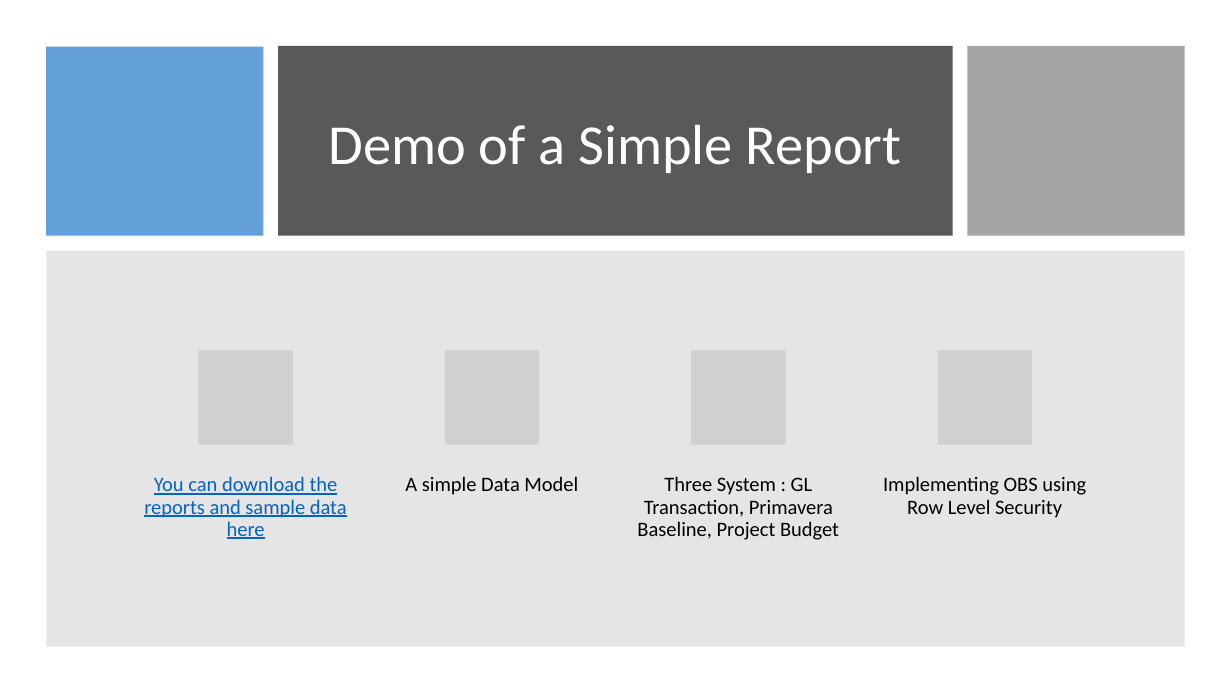
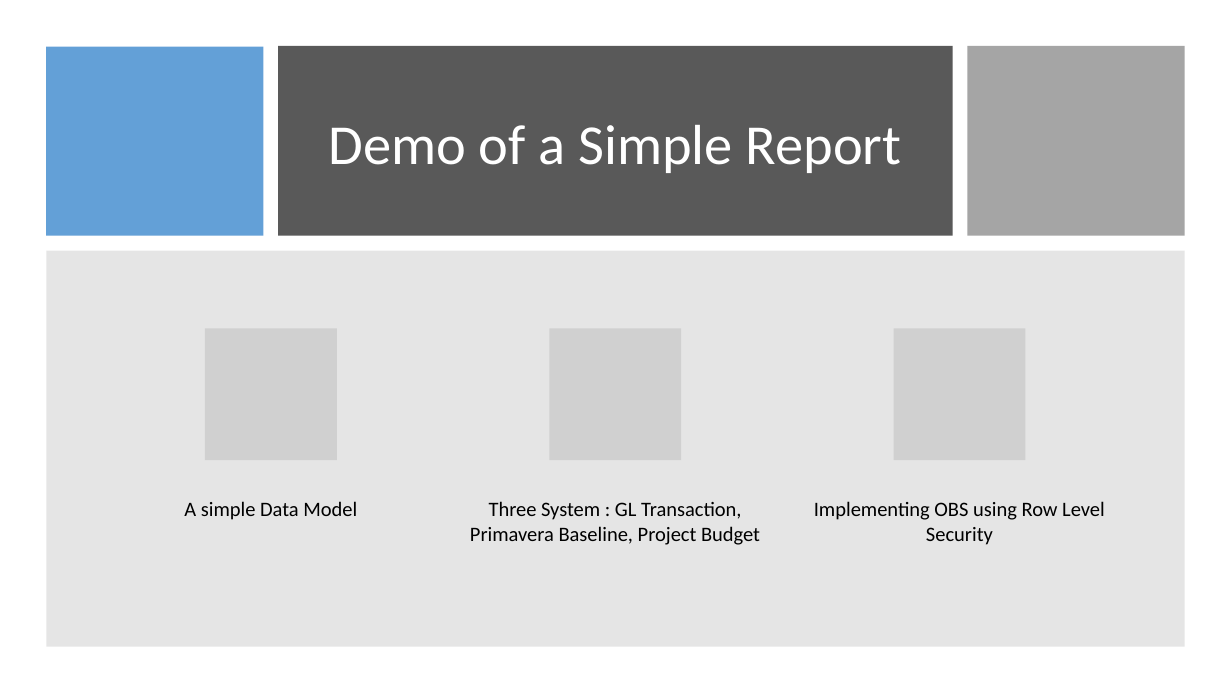
Before and after one commit to djouallah/projectcontrolpresentation, a slide deck: slide 6 of PowerBI as an integration tool in Project Controls.pptx. Drawn at 1232x693 pixels with LibreOffice and Linux fonts; fonts in the diff are those of the drawing; grey boxes stand for pictures. Boxes give left, top, right and bottom in pixels: in the first picture for what was removed or moved away, otherwise in the second. Text is boxed around its words. In the diff, an @@ line names an element or a change of style, - is before the commit and + after.

```diff
--- a/PowerBI as an integration tool in Project Controls.pptx
+++ b/PowerBI as an integration tool in Project Controls.pptx
@@ picture added at (205, 328, 337, 460) @@
@@ picture added at (549, 328, 681, 460) @@
@@ picture added at (894, 328, 1026, 460) @@
@@ group removed at (144, 350, 1032, 539): 4 pictures, 1 text @@
-You can download the reports and sample data here
@@ line spacing 0.9 to 1 in 3 elements at (814, 501, 1105, 545), (470, 501, 760, 545), (184, 501, 357, 520) @@
@@ text "A simple Data Model": place and size @@
-text "A simple Data Model" at (405, 476, 578, 495)
+text "A simple Data Model" at (184, 501, 357, 520)
@@ text "Three System : GL Transaction, ...": place and size @@
-text "Three System : GL Transaction, ..." at (637, 476, 839, 540)
+text "Three System : GL Transaction, ..." at (470, 501, 760, 545)
@@ text "Implementing OBS using Row Level ...": place and size @@
-text "Implementing OBS using Row Level ..." at (883, 476, 1086, 518)
+text "Implementing OBS using Row Level ..." at (814, 501, 1105, 545)
```
Also in this commit, not shown: 4 other slides changed.
